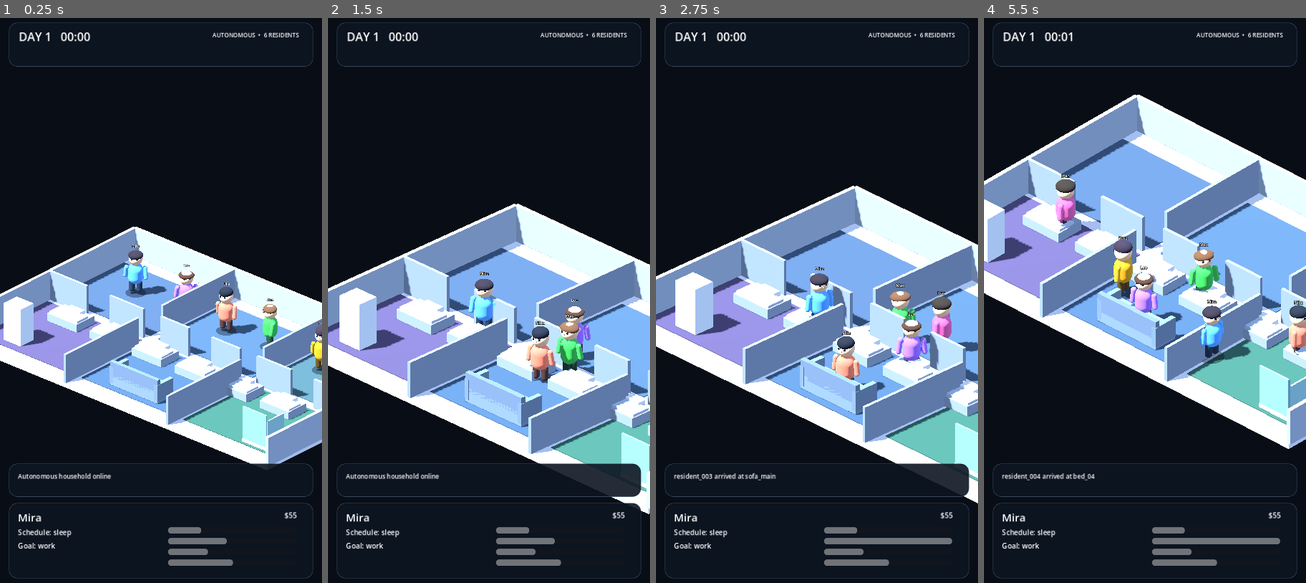
Above: before the commit, frames 1-4 (left to right).
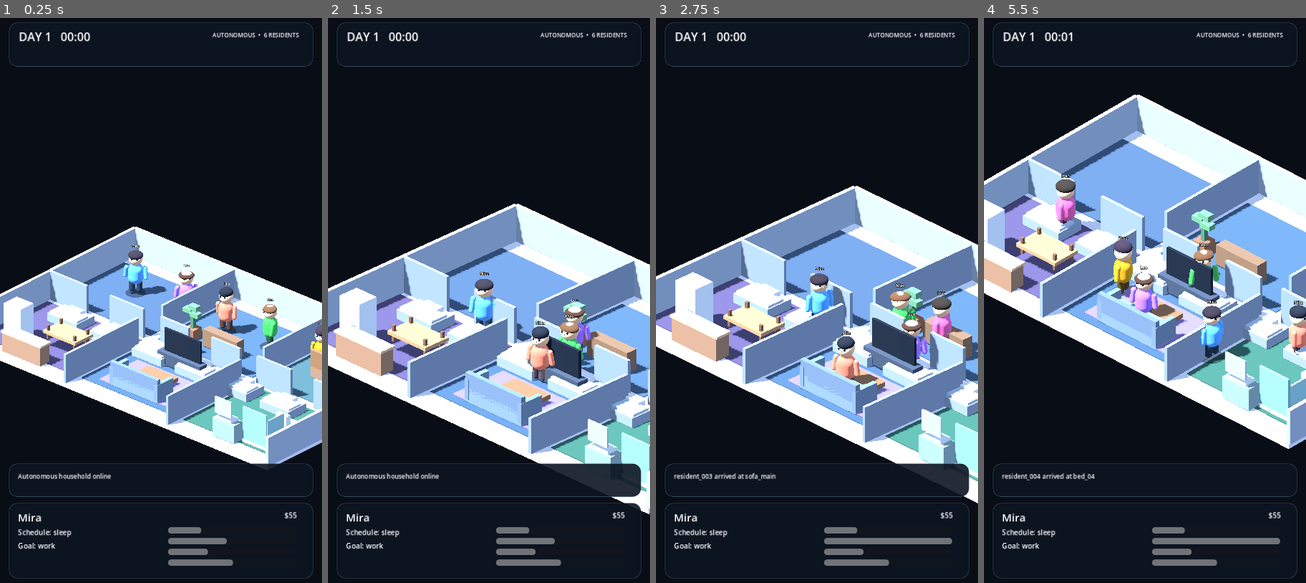
Above: after the commit, the same moments.

Repository: motomotoo2001-maker/lifebox-live
Game: Godot game, scene res://scenes/debug/visual_showcase.tscn
Two runs of this game, one before a commit and one after it. Both use one fixed random seed, a clock stepped at 60 frames per second and the inputs below. The project has no main scene, so this scene is started directly.
Inputs:
- Up to frame 1 (0.25 s): no input
- Up to frame 2 (1.5 s): no input
- Up to frame 3 (2.75 s): no input
- Up to frame 4 (5.5 s): no input

The runs differ from the first frame. In frame 1, 3.6% of the frame differs, in the area x 0-100%, y 50-76%; in frame 2, 4.3%; in frame 3, 4.6%; in frame 4, 5.2%, in the area x 0-100%, y 33-70%.

Commit message:
feat: add lived in household room props

Diff:
--- a/scripts/presentation/world/household_blockout.gd
+++ b/scripts/presentation/world/household_blockout.gd
@@ -147,6 +147,219 @@
 		if bed != null:
 			_build_bed(index, bed.position)
 
+	_build_kitchen_details()
+	_build_living_details()
+	_build_bedroom_details()
+	_build_bathroom_details()
+	_build_hall_details()
+	_build_yard_details()
+
+
+func _build_kitchen_details() -> void:
+	var cabinet := Color("9b785f")
+	var counter := Color("d2b08b")
+	_make_box(
+		furniture,
+		&"KitchenCounter",
+		Vector3(-5.35, 0.42, 4.35),
+		Vector3(2.0, 0.82, 0.55),
+		cabinet
+	)
+	_make_box(
+		furniture,
+		&"KitchenCounterTop",
+		Vector3(-5.35, 0.86, 4.35),
+		Vector3(2.12, 0.08, 0.62),
+		counter
+	)
+	for index in range(3):
+		_make_box(
+			furniture,
+			StringName("KitchenCabinetDoor%02d" % (index + 1)),
+			Vector3(-6.0 + float(index) * 0.65, 0.42, 4.055),
+			Vector3(0.52, 0.62, 0.025),
+			Color("6f5547")
+		)
+
+	_make_box(
+		furniture,
+		&"KitchenTableTop",
+		Vector3(-4.6, 0.66, 2.72),
+		Vector3(1.7, 0.12, 1.05),
+		Color("b98a62")
+	)
+	for offset in [
+		Vector3(-0.7, 0.32, -0.38),
+		Vector3(0.7, 0.32, -0.38),
+		Vector3(-0.7, 0.32, 0.38),
+		Vector3(0.7, 0.32, 0.38),
+	]:
+		_make_box(
+			furniture,
+			StringName("KitchenTableLeg_%s" % str(offset)),
+			Vector3(-4.6, 0.32, 2.72) + offset,
+			Vector3(0.1, 0.58, 0.1),
+			Color("76533d")
+		)
+
+func _build_living_details() -> void:
+	_make_box(
+		furniture,
+		&"LivingRug",
+		Vector3(0.0, 0.035, 2.8),
+		Vector3(3.7, 0.045, 2.25),
+		Color("7b6fa8")
+	)
+	_make_box(
+		furniture,
+		&"LivingCoffeeTable",
+		Vector3(0.0, 0.28, 2.55),
+		Vector3(1.55, 0.16, 0.72),
+		Color("8c684c")
+	)
+	_make_box(
+		furniture,
+		&"LivingMediaUnit",
+		Vector3(0.0, 0.33, 1.1),
+		Vector3(2.25, 0.5, 0.42),
+		Color("3e4a5b")
+	)
+	_make_box(
+		furniture,
+		&"LivingTV",
+		Vector3(0.0, 1.05, 1.05),
+		Vector3(1.9, 1.0, 0.1),
+		Color("17202c")
+	)
+
+func _build_bedroom_details() -> void:
+	_make_box(
+		furniture,
+		&"BedroomWardrobe",
+		Vector3(5.85, 0.92, -4.2),
+		Vector3(1.6, 1.84, 0.58),
+		Color("77635a")
+	)
+	for index in range(2):
+		_make_box(
+			furniture,
+			StringName("BedroomNightstand%02d" % (index + 1)),
+			Vector3(4.45 + float(index) * 1.25, 0.32, -2.15),
+			Vector3(0.62, 0.58, 0.62),
+			Color("92745f")
+		)
+		_make_box(
+			furniture,
+			StringName("BedroomLamp%02d" % (index + 1)),
+			Vector3(4.45 + float(index) * 1.25, 0.82, -2.15),
+			Vector3(0.25, 0.42, 0.25),
+			Color("e8c985")
+		)
+
+func _build_bathroom_details() -> void:
+	_make_box(
+		furniture,
+		&"BathroomVanity",
+		Vector3(5.25, 0.43, 4.25),
+		Vector3(1.15, 0.78, 0.55),
+		Color("87a3a6")
+	)
+	_make_box(
+		furniture,
+		&"BathroomSink",
+		Vector3(5.25, 0.88, 4.23),
+		Vector3(0.72, 0.12, 0.42),
+		Color("d5e4e6")
+	)
+	_make_box(
+		furniture,
+		&"BathroomMirror",
+		Vector3(5.25, 1.45, 4.5),
+		Vector3(0.85, 0.72, 0.06),
+		Color("9fc8d2")
+	)
+	_make_box(
+		furniture,
+		&"BathroomToiletBase",
+		Vector3(6.8, 0.28, 2.45),
+		Vector3(0.62, 0.5, 0.72),
+		Color("d9e6e8")
+	)
+	_make_box(
+		furniture,
+		&"BathroomToiletTank",
+		Vector3(6.8, 0.72, 2.72),
+		Vector3(0.58, 0.56, 0.25),
+		Color("d9e6e8")
+	)
+
+func _build_hall_details() -> void:
+	_make_box(
+		furniture,
+		&"HallConsole",
+		Vector3(0.15, 0.42, -1.15),
+		Vector3(1.8, 0.72, 0.42),
+		Color("7f644e")
+	)
+	_make_box(
+		furniture,
+		&"HallPlantPot",
+		Vector3(-1.55, 0.24, -1.25),
+		Vector3(0.5, 0.46, 0.5),
+		Color("8d5f48")
+	)
+	_make_box(
+		furniture,
+		&"HallPlantStem",
+		Vector3(-1.55, 0.82, -1.25),
+		Vector3(0.16, 0.72, 0.16),
+		Color("47765a")
+	)
+	for offset in [
+		Vector3(-0.2, 1.18, 0.0),
+		Vector3(0.2, 1.12, 0.06),
+		Vector3(0.0, 1.32, -0.08),
+	]:
+		_make_box(
+			furniture,
+			StringName("HallLeaf_%s" % str(offset)),
+			Vector3(-1.55, 0.0, -1.25) + offset,
+			Vector3(0.42, 0.18, 0.28),
+			Color("5f956f")
+		)
+
+func _build_yard_details() -> void:
+	_make_box(
+		furniture,
+		&"YardPlanter",
+		Vector3(5.35, 0.28, -3.85),
+		Vector3(2.3, 0.5, 0.72),
+		Color("80604a")
+	)
+	for index in range(4):
+		_make_box(
+			furniture,
+			StringName("YardShrub%02d" % (index + 1)),
+			Vector3(4.55 + float(index) * 0.52, 0.72, -3.85),
+			Vector3(0.38, 0.58 + float(index % 2) * 0.16, 0.38),
+			Color("4f8a62")
+		)
+
+	_make_box(
+		furniture,
+		&"YardBenchSeat",
+		Vector3(5.25, 0.42, -2.15),
+		Vector3(2.2, 0.18, 0.62),
+		Color("9a744f")
+	)
+	_make_box(
+		furniture,
+		&"YardBenchBack",
+		Vector3(5.25, 0.86, -1.9),
+		Vector3(2.2, 0.72, 0.16),
+		Color("8a6748")
+	)
+
 func _build_fridge(position_value: Vector3) -> void:
 	_make_box(
 		furniture,
